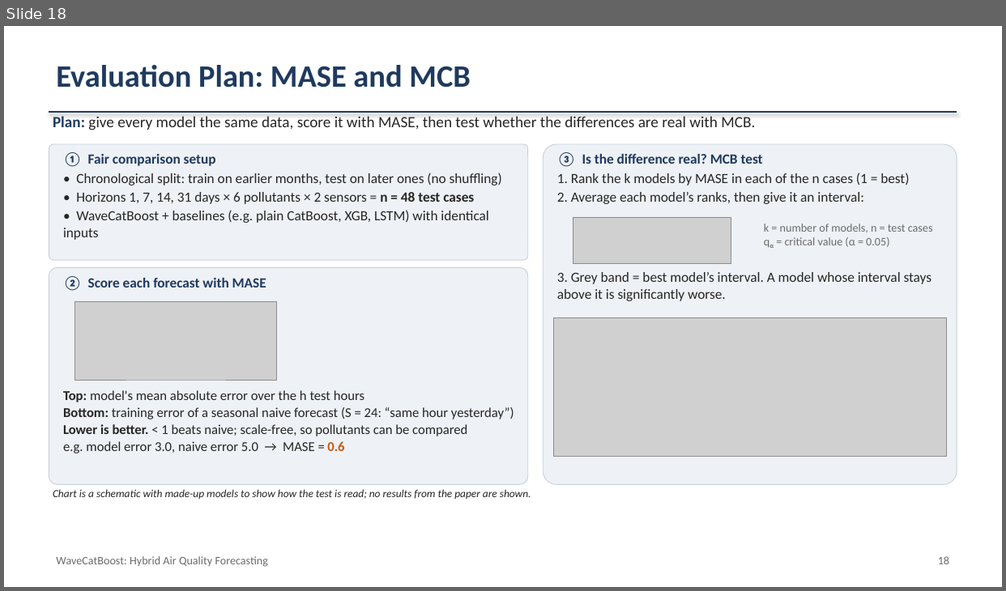
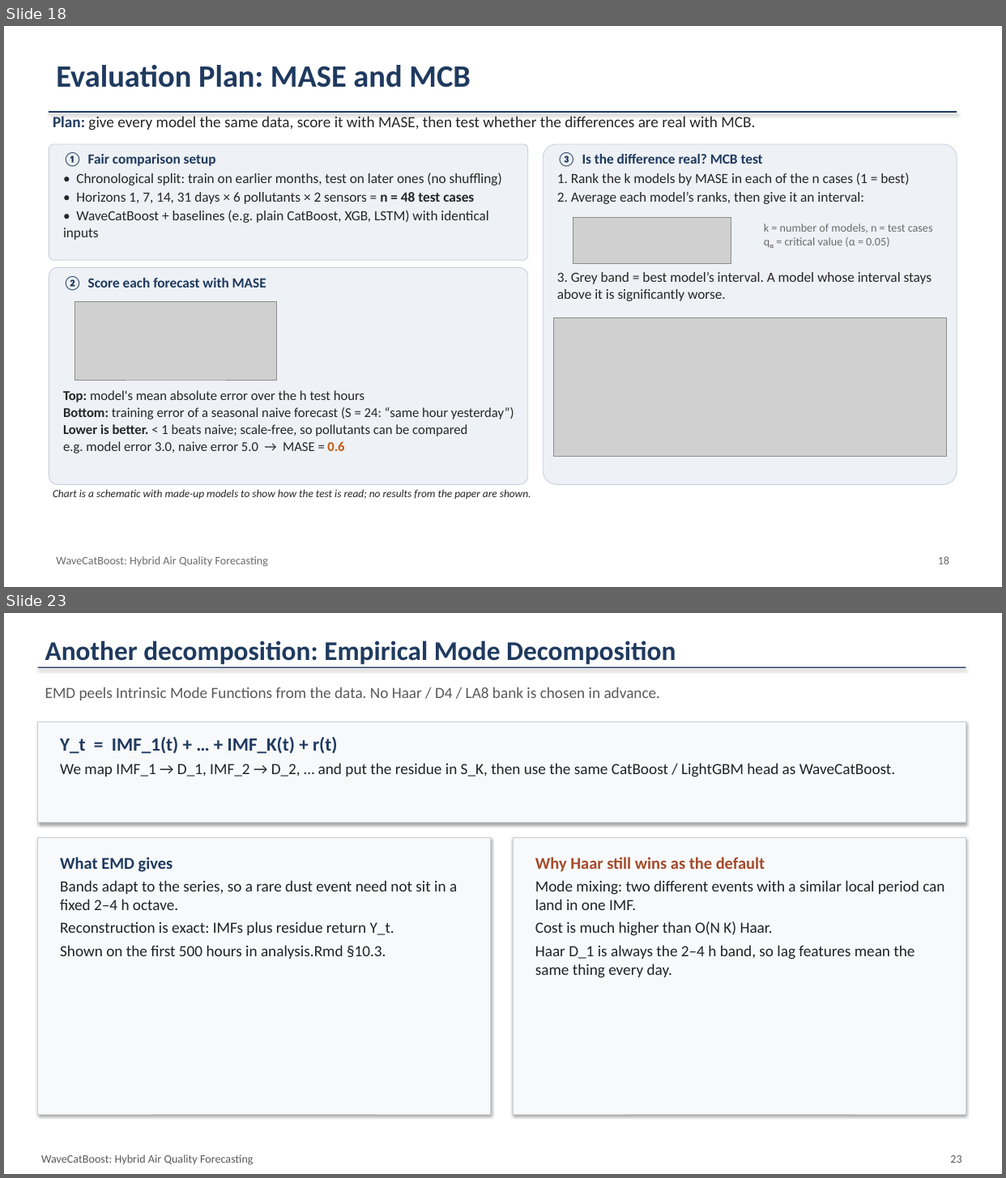
Before and after one commit to charan-435/Forecasting-Air-Quality-Data, a slide deck: ATSA_Presentation_updated.pptx. Shown one above the other, each under a label of ours: slide 18 before the commit, slides 18 and 23 after it; the slides between them are not shown. The pictures are 1006x591 and 1006x1178 pixels, drawn with LibreOffice and Linux fonts; fonts in the diff are those of the drawing; grey boxes stand for pictures. Boxes give left, top, right and bottom in pixels: in the first picture for what was removed or moved away, otherwise in the second. Text is boxed around its words. In the diff, an @@ line names an element or a change of style, - is before the commit and + after.

```diff
--- a/ATSA_Presentation_updated.pptx
+++ b/ATSA_Presentation_updated.pptx
@@ slide 23 added at (x1=4, y1=613, x2=1002, y2=1174), background #FFFFFF @@
@@ text added at (x1=45, y1=641, x2=675, y2=665), 26 pt, text #1F3A5F, bold @@
+Another decomposition: Empirical Mode Decomposition
@@ rectangle added at (x1=38, y1=667, x2=966, y2=667), fill #1F3A5F @@
@@ text added at (x1=45, y1=687, x2=661, y2=700), 15 pt, text #5A5A5A @@
+EMD peels Intrinsic Mode Functions from the data. No Haar / D4 / LA8 bank is chosen in advance.
@@ rectangle added at (x1=38, y1=722, x2=966, y2=823), fill #F7F9FB, outline #C8D0D8 0.75 pt @@
@@ text added at (x1=60, y1=737, x2=895, y2=777), 15 pt, text #222222 @@
+Y_t = IMF_1(t) + … + IMF_K(t) + r(t)
+We map IMF_1 → D_1, IMF_2 → D_2, … and put the residue in S_K, then use the same CatBoost / LightGBM head as WaveCatBoost.
@@ rectangle added at (x1=38, y1=837, x2=491, y2=1114), fill #F7F9FB, outline #C8D0D8 0.75 pt @@
@@ rectangle added at (x1=513, y1=837, x2=966, y2=1114), fill #F7F9FB, outline #C8D0D8 0.75 pt @@
@@ text added at (x1=60, y1=857, x2=457, y2=959), 15 pt, text #222222 @@
+What EMD gives
+Bands adapt to the series, so a rare dust event need not sit in a fixed 2–4 h octave.
+Reconstruction is exact: IMFs plus residue return Y_t.
+Shown on the first 500 hours in analysis.Rmd §10.3.
@@ text added at (x1=535, y1=857, x2=944, y2=978), 15 pt, text #222222 @@
+Why Haar still wins as the default
+Mode mixing: two different events with a similar local period can land in one IMF.
+Cost is much higher than O(N K) Haar.
+Haar D_1 is always the 2–4 h band, so lag features mean the same thing every day.
@@ text added at (x1=41, y1=1155, x2=253, y2=1165), 11 pt, text #5A5A5A @@
+WaveCatBoost: Hybrid Air Quality Forecasting
@@ text added at (x1=950, y1=1156, x2=961, y2=1163), 11 pt, text #5A5A5A @@
+23
```
Also in this commit, not shown: 2 slides changed, 3 other slides added, 20 other files.
